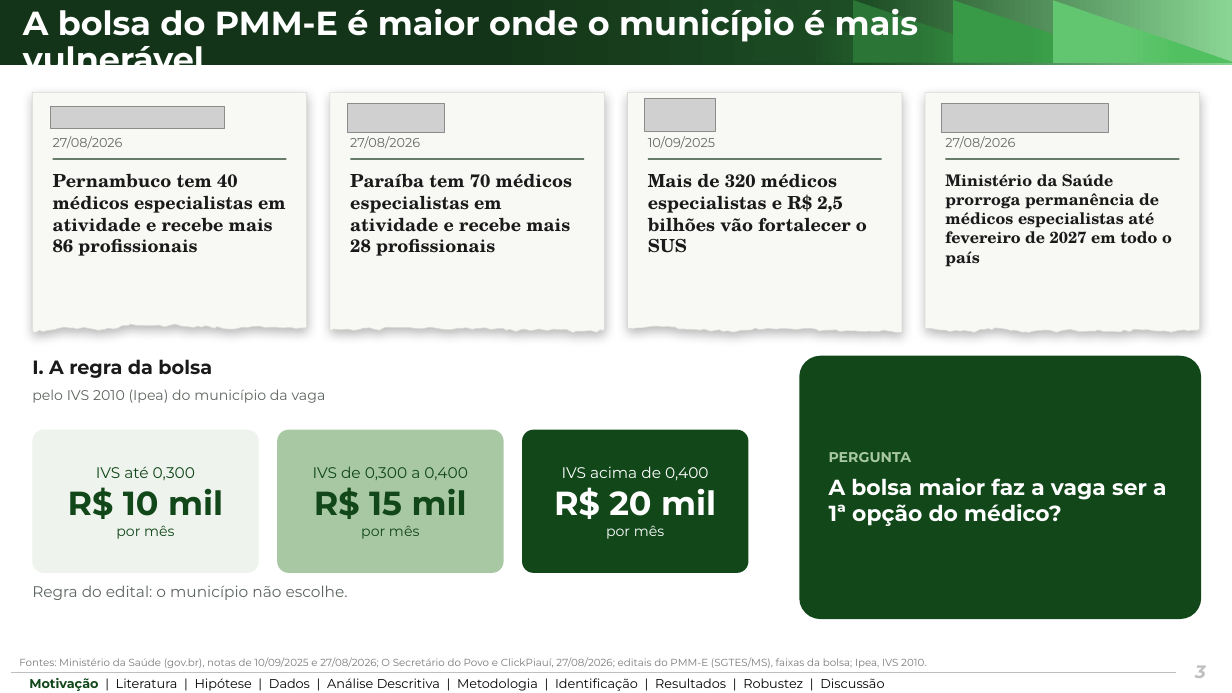
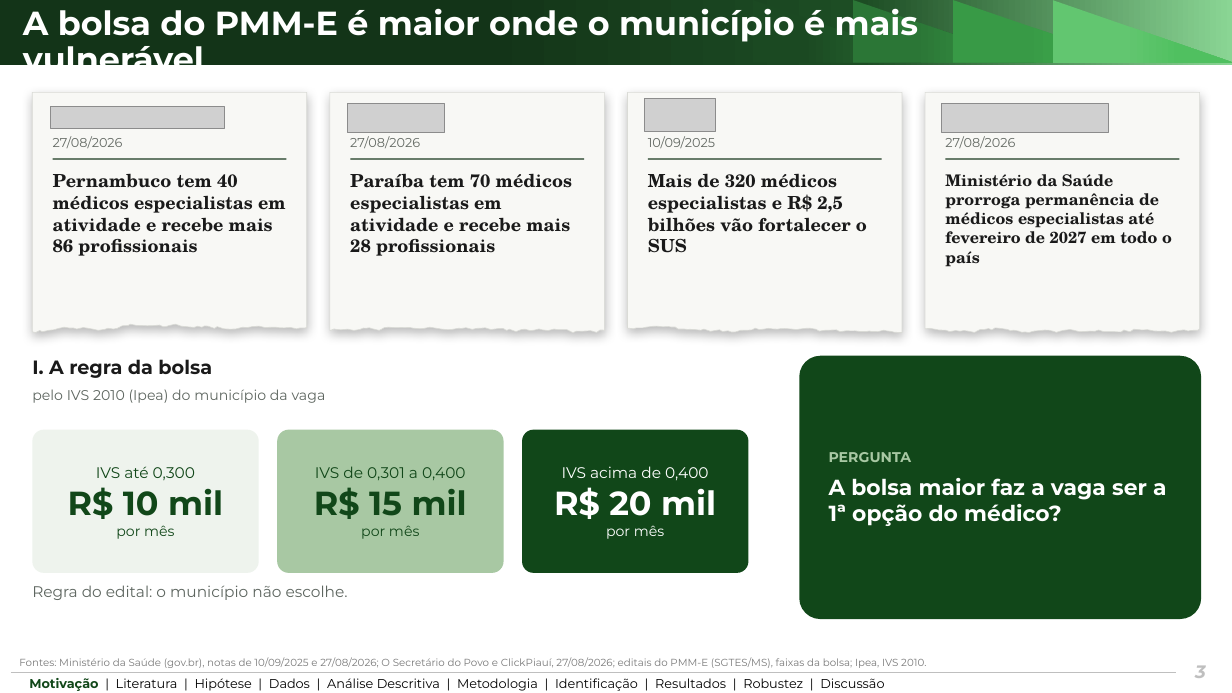
Before and after one commit to ka1victor/impact-eval-health-econ-pmme, a slide deck: slide 3 of output/apresentacao_banca_final/deck_banca_final.pptx. Drawn at 1232x693 pixels with LibreOffice and Linux fonts; fonts in the diff are those of the drawing; grey boxes stand for pictures; background and template pictures are left out. Boxes give left, top, right and bottom in pixels: in the first picture for what was removed or moved away, otherwise in the second. Text is boxed around its words. In the diff, an @@ line names an element or a change of style, - is before the commit and + after.

```diff
--- a/output/apresentacao_banca_final/deck_banca_final.pptx
+++ b/output/apresentacao_banca_final/deck_banca_final.pptx
@@ text in rounded rectangle at [315, 466, 466, 480]: text changed @@
-IVS de 0,300 a 0,400
+IVS de 0,301 a 0,400
```
Also in this commit, not shown: 4 other slides changed, 4 other files.
